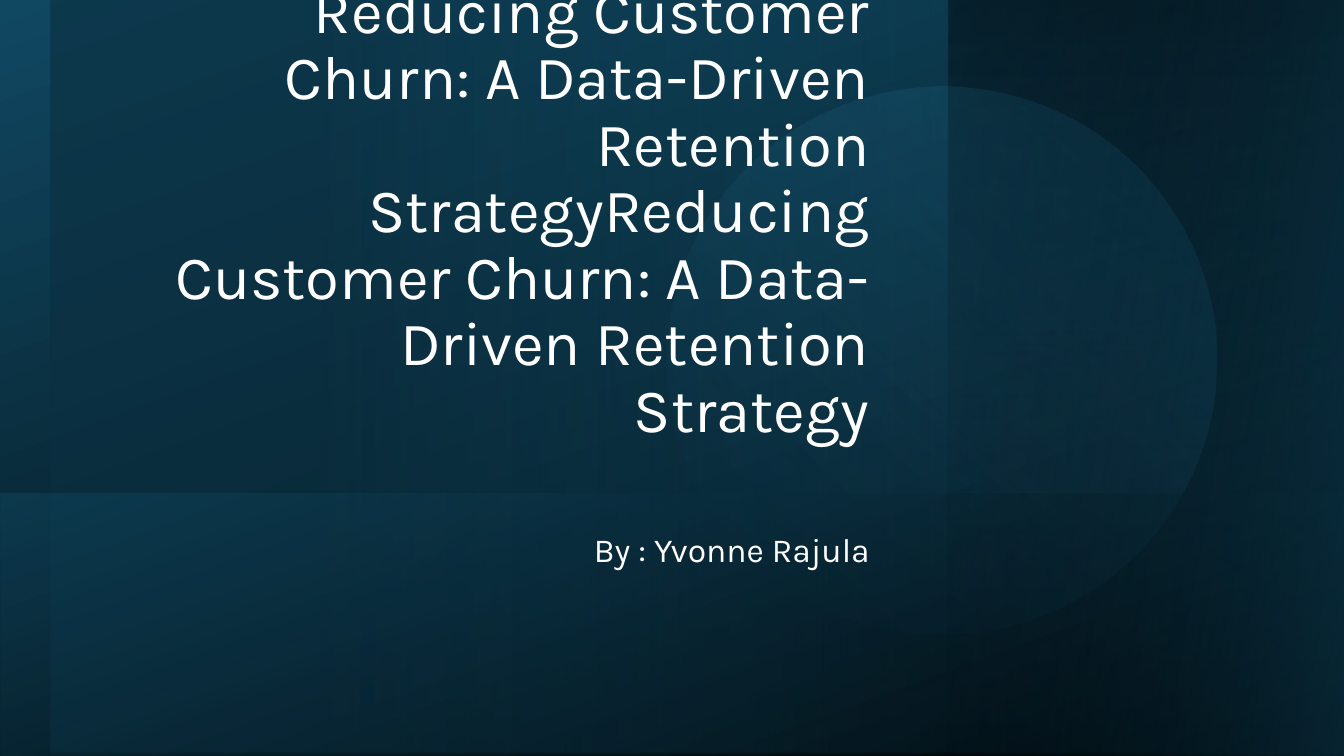
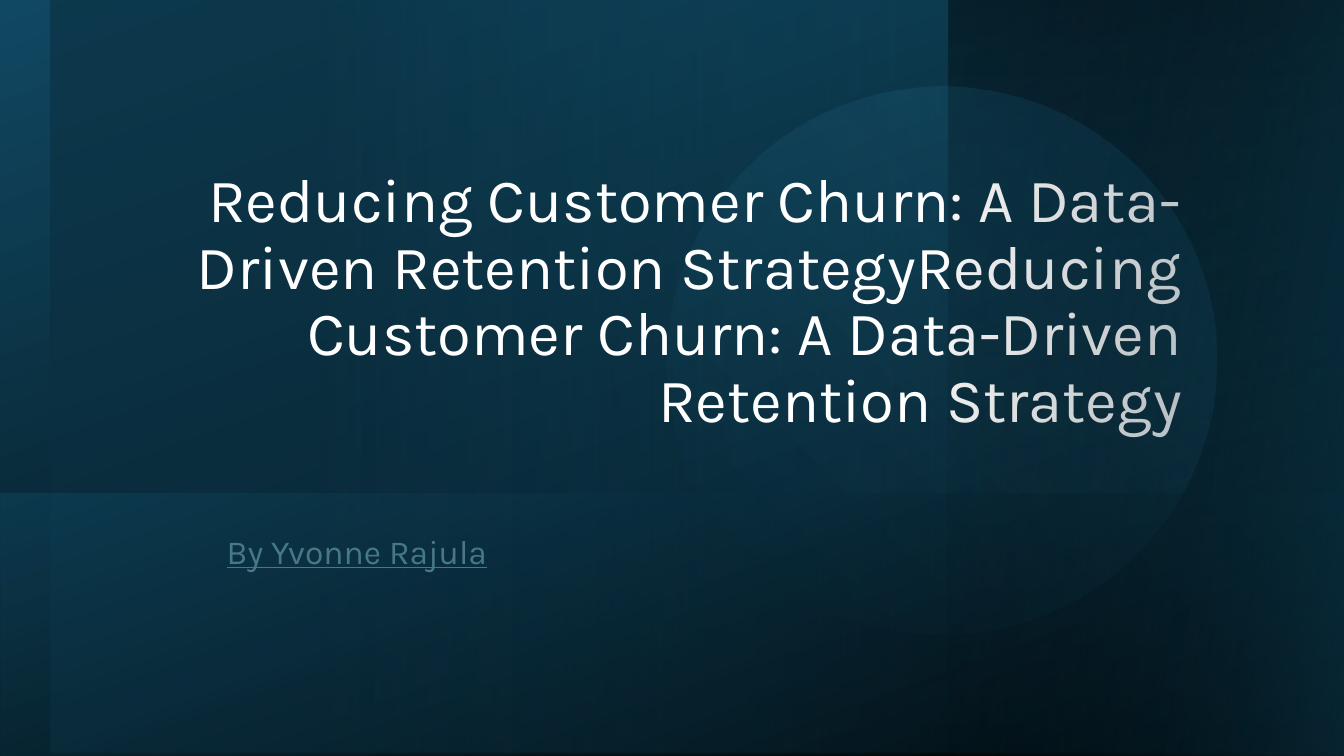
Before and after one commit to rajulayvonne-design/Phase-3-project-customer-churn, a slide deck: slide 1 of Reducing Customer Churn.pptx. Drawn at 1344x756 pixels with LibreOffice and Linux fonts; fonts in the diff are those of the drawing. Boxes give left, top, right and bottom in pixels: in the first picture for what was removed or moved away, otherwise in the second. Text is boxed around its words. In the diff, an @@ line names an element or a change of style, - is before the commit and + after.

```diff
--- a/Reducing Customer Churn.pptx
+++ b/Reducing Customer Churn.pptx
@@ title "Reducing Customer Churn: A Data-Driven ..." rewrapped from box(175, 0, 870, 447) to box(197, 179, 1182, 437) @@
@@ subtitle at box(227, 541, 487, 572): text changed; text colour #FFFFFF to #467886 @@
-By : Yvonne Rajula
+By Yvonne Rajula
```
Also in this commit, not shown: 1 slide removed, 2 other files.
